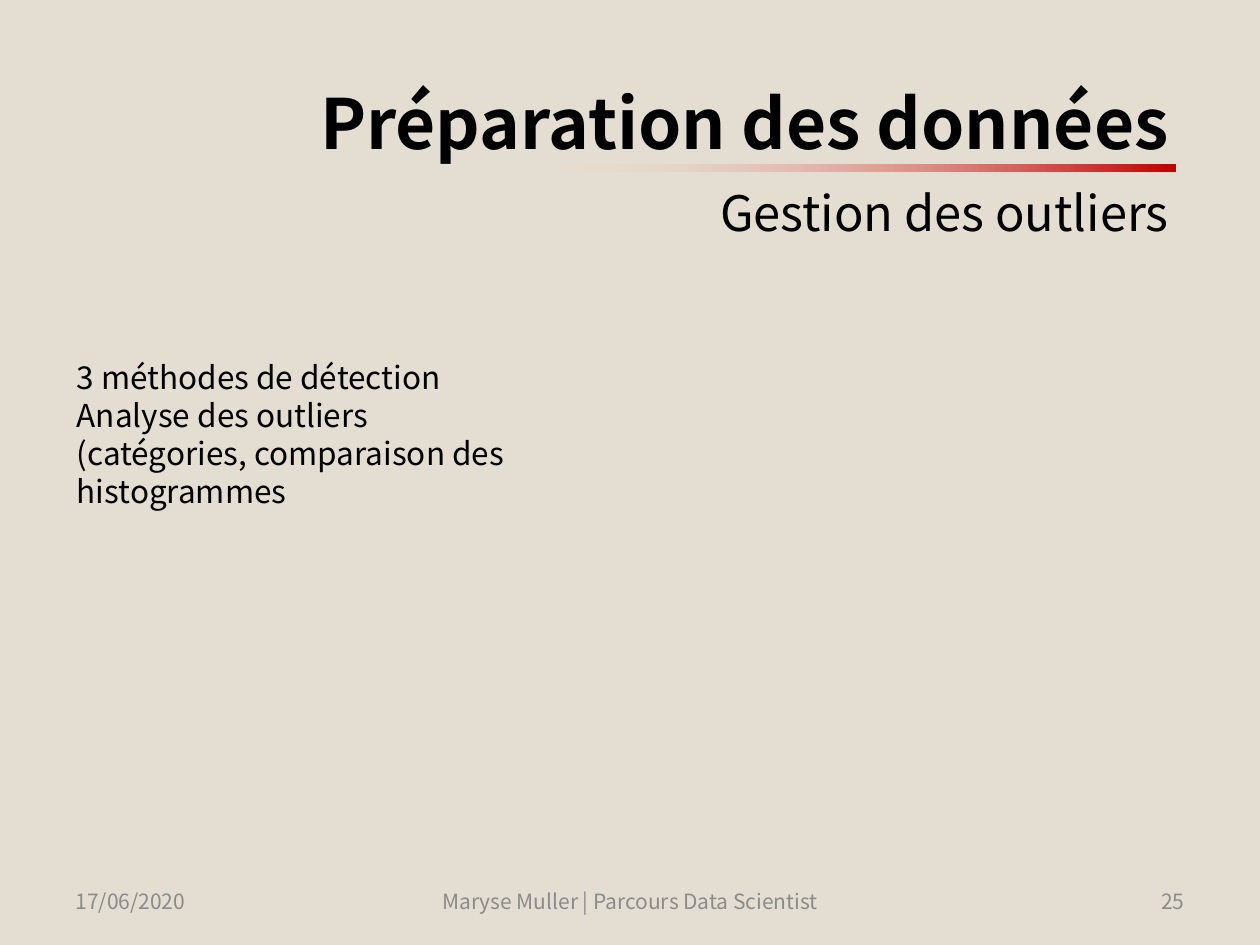
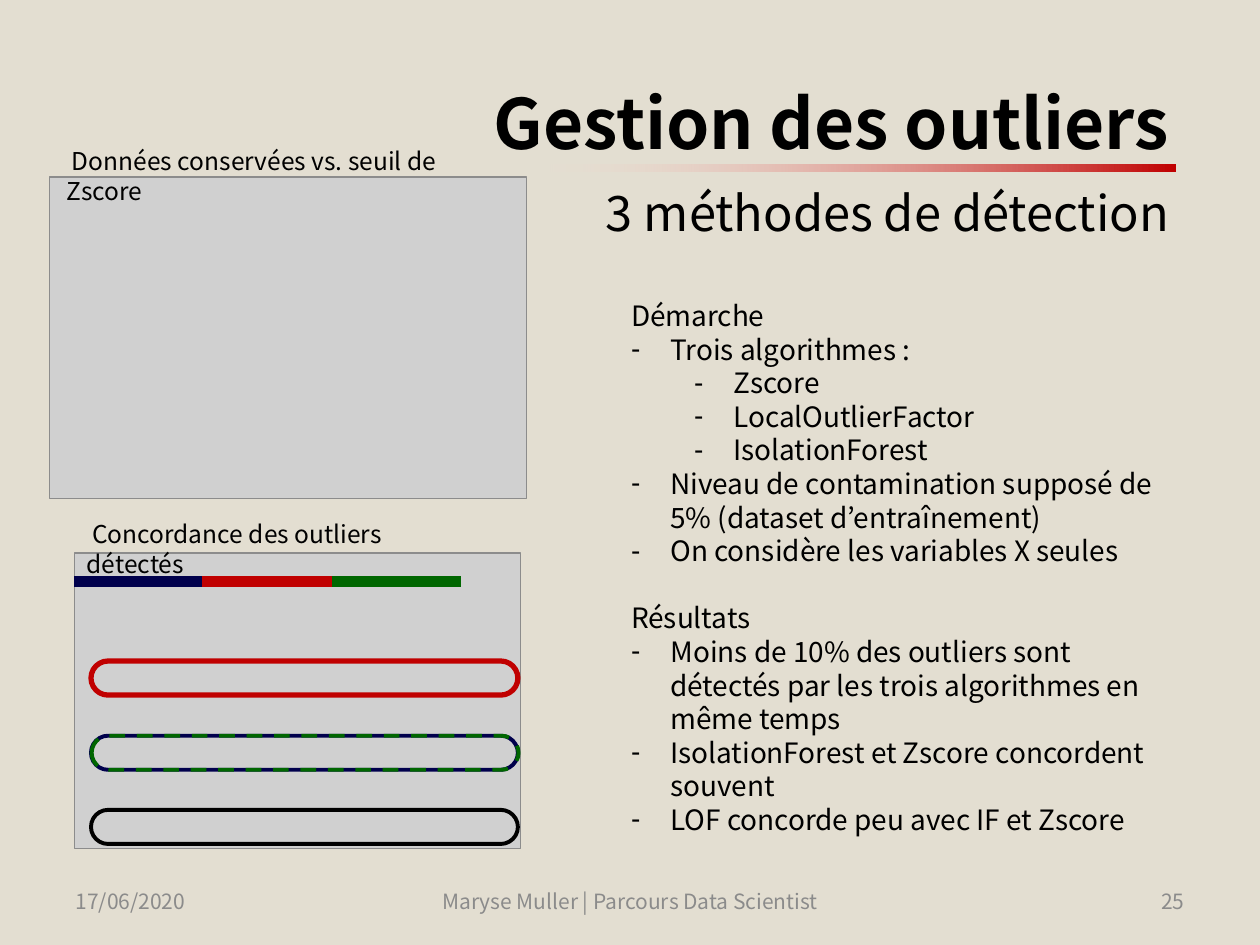
Before and after one commit to SmellyArmure/OC_DS_Project4, a slide deck: slide 25 of PRESENTATION/Projet4.pptx. Drawn at 1260x945 pixels with LibreOffice and Linux fonts; fonts in the diff are those of the drawing; grey boxes stand for pictures. Boxes give left, top, right and bottom in pixels: in the first picture for what was removed or moved away, otherwise in the second. Text is boxed around its words. In the diff, an @@ line names an element or a change of style, - is before the commit and + after.

Commit message:
P4_Cleaning_EDA : Modification de la fonction plot_histograms, refait les histogrammes (visualisation du skewness) | Visualisation des outliers sur histogrammes et barplots | HORREUR : j'ai retiré les outliers sur les jeux de trains, mais aussi de test git status! corrigé la fonction 'train_test_split_with_outliers_filter' | ARGH : j'ai calculé outliers avec les X et les y -> changé seulement avec les X pour pouvoir prévoir les futurs outliers | Hiiii : j'avais détecté les outliers sur Xtr et Xte, changé pour entraîner les modèles de détection sur X_tr seulement | ajusté l'encodage du modèle de détection ord, ord, ord (loo donne de mauvais résultats) | Analyse des erreurs sur le KNN avec et sans outliers | Présentation : partie 'Gestion des outliers' | Effacé tous les modèles et relancé...

```diff
--- a/PRESENTATION/Projet4.pptx
+++ b/PRESENTATION/Projet4.pptx
@@ title at (493, 93, 1169, 232): text changed; size 39.6 to 27.9 pt; bold off @@
-Préparation des données
-Gestion des outliers
+Gestion des outliers
+3 méthodes de détection
@@ text added at (66, 149, 436, 201), 14 pt, text #000000 @@
+Données conservées vs. seuil de Zscore
@@ picture added at (50, 176, 528, 498) @@
@@ text at (631, 302, 1152, 837): text changed; size 18 to 16 pt @@
-3 méthodes de détection
-Analyse des outliers (catégories, comparaison des histogrammes
+Démarche
+– Trois algorithmes :
+  – Zscore
+  – LocalOutlierFactor
+  – IsolationForest
+– Niveau de contamination supposé de 5% (dataset d’entraînement)
+– On considère les variables X seules
+Résultats
+– Moins de 10% des outliers sont détectés par les trois algorithmes en même temps
+– IsolationForest et Zscore concordent souvent
+– LOF concorde peu avec IF et Zscore
@@ group added at (74, 523, 520, 849): 4 rounded rectangles, 3 lines, 1 picture, 1 text @@
+Concordance des outliers détectés
```
Also in this commit, not shown: 4 other slides changed, 2 slides added, 8 other files.
